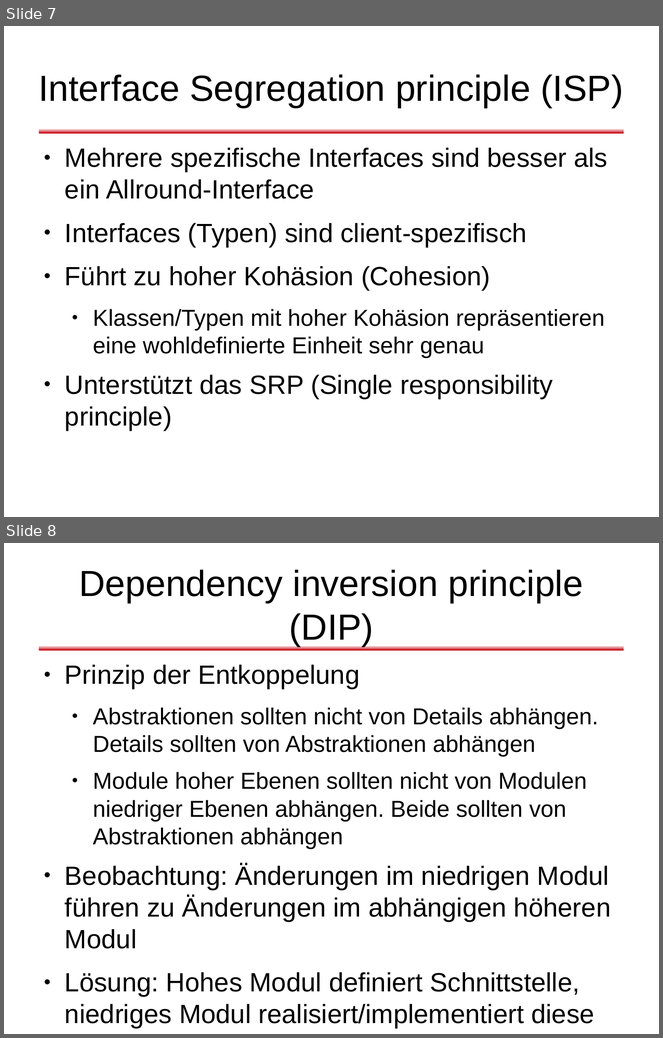
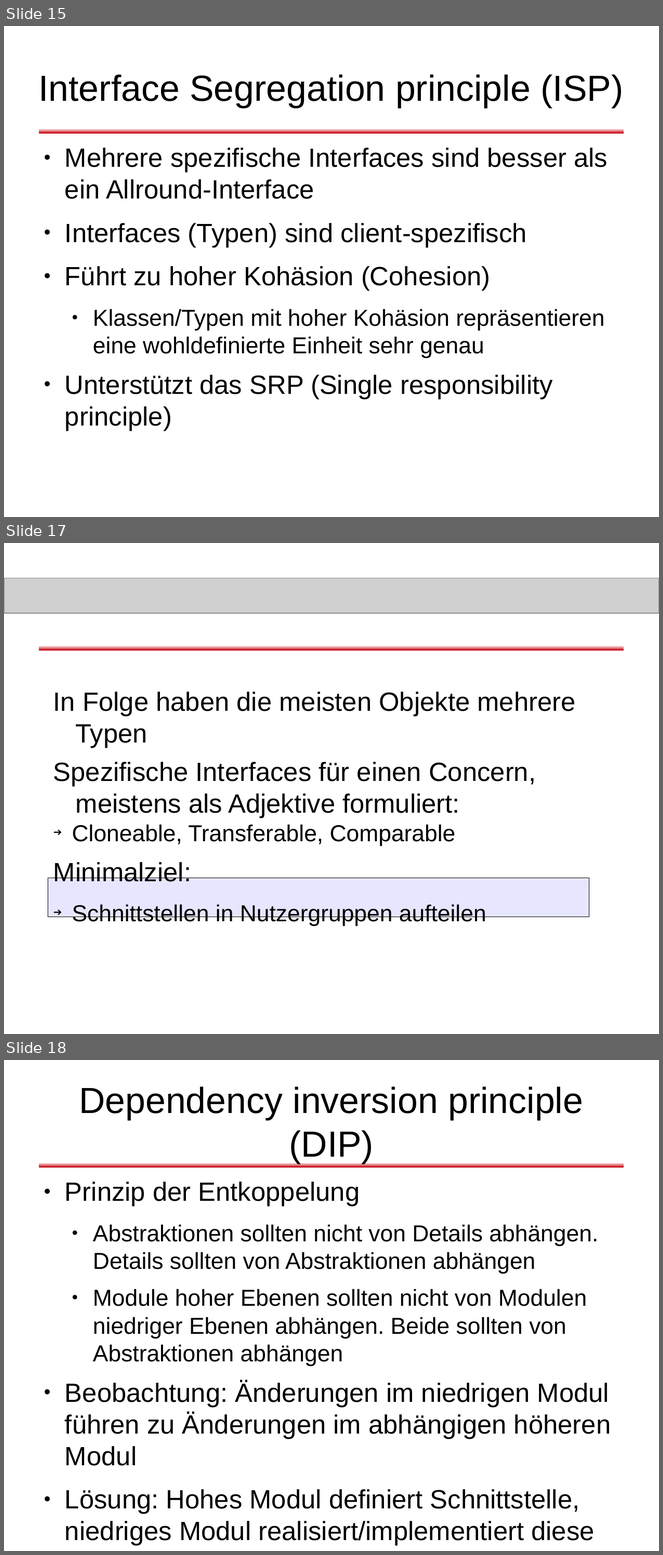
Before and after one commit to dlindner/vorlesung-se2-dhbw, a slide deck: added_2010/Objektorientierte Designregeln.odp. Shown one above the other, each under a label of ours: slides 7 and 8 before the commit, slides 15, 17 and 18 after it; the slides between them are not shown. The pictures are 663x1038 and 663x1555 pixels, drawn with LibreOffice and Linux fonts; fonts in the diff are those of the drawing; grey boxes stand for pictures; background and template pictures are left out. Boxes give left, top, right and bottom in pixels: in the first picture for what was removed or moved away, otherwise in the second. Text is boxed around its words. In the diff, an @@ line names an element or a change of style, - is before the commit and + after.

```diff
--- a/added_2010/Objektorientierte Designregeln.odp
+++ b/added_2010/Objektorientierte Designregeln.odp
@@ slide 17 added at (4, 543, 659, 1034), background #FFFFFF; not listed: 1 template element that a slide beside it also shows @@
@@ picture added at (4, 578, 659, 613) @@
@@ text added at (53, 692, 576, 927), 32 pt, text #000000 @@
+In Folge haben die meisten Objekte mehrere Typen
+Spezifische Interfaces für einen Concern, meistens als Adjektive formuliert:
+  ➔ Cloneable, Transferable, Comparable
+Minimalziel:
+  ➔ Schnittstellen in Nutzergruppen aufteilen
@@ rectangle added at (48, 878, 590, 917), fill #E6E6FF, outline #000000 0 pt @@
@@ what was slide 7 is now slide 15 @@
@@ what was slide 8 is now slide 18 @@
```
Also in this commit, not shown: 13 other slides added.
